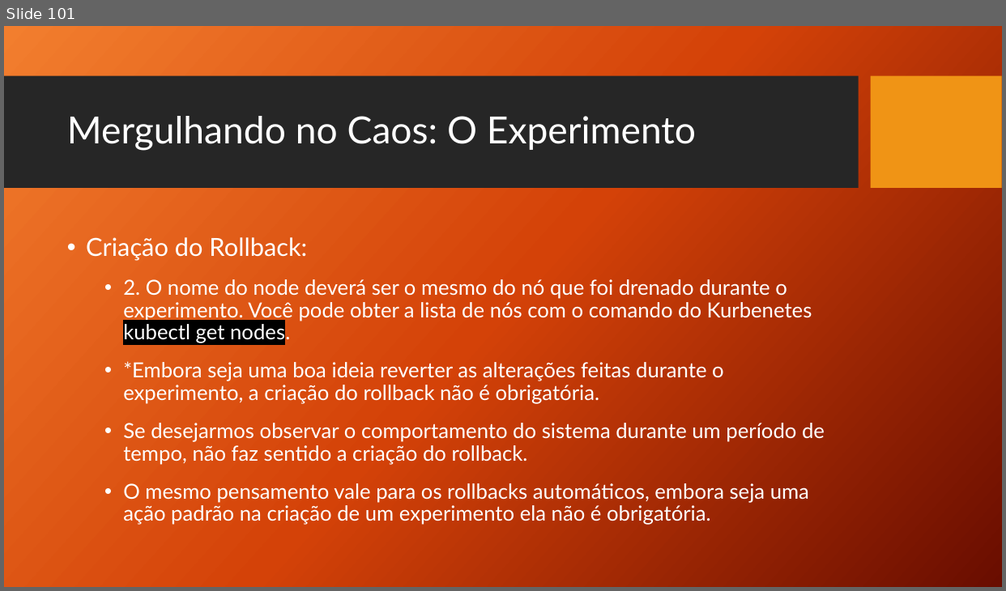
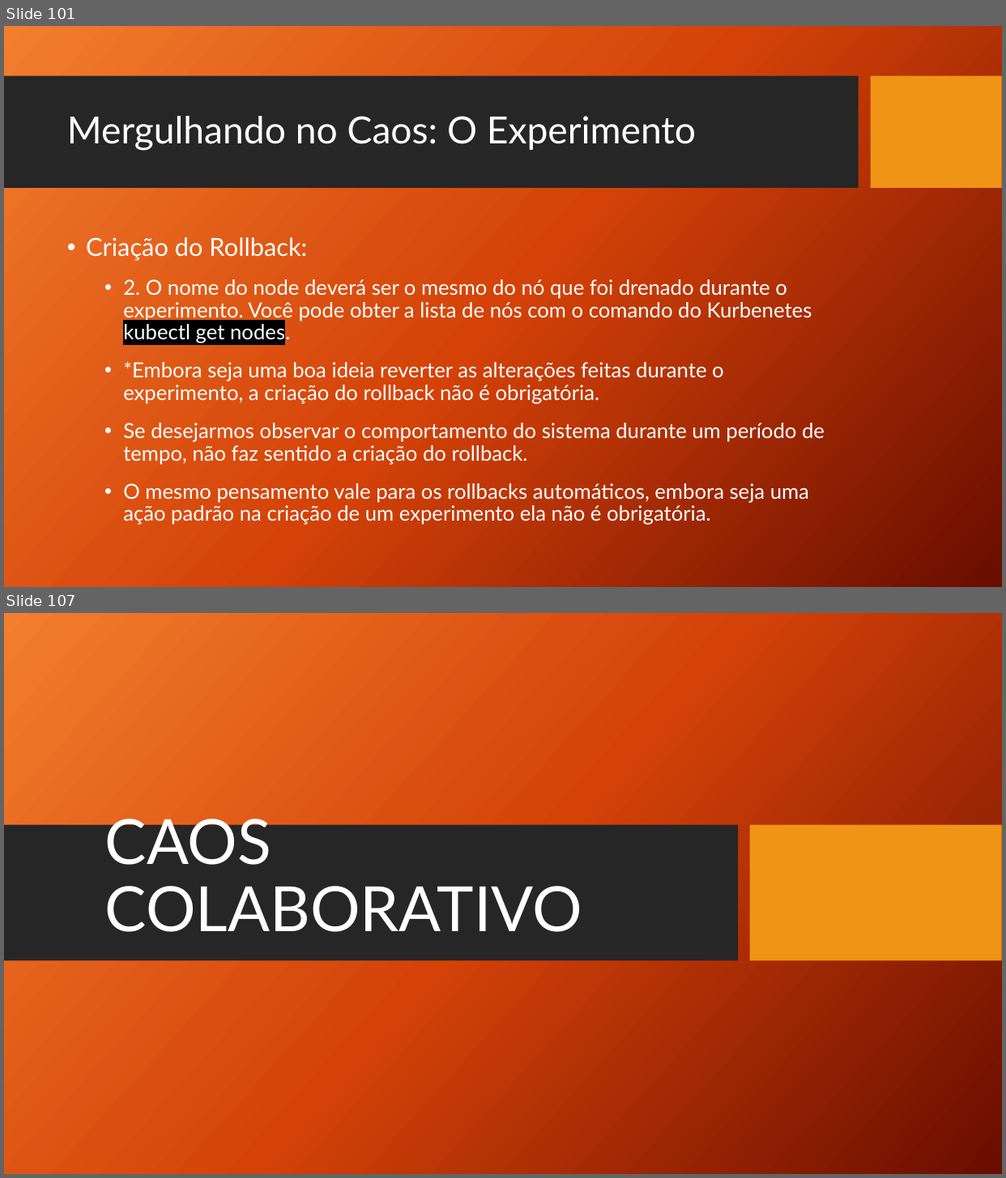
Before and after one commit to TCC-Chaos-Engineering/docs-chaos-engineering, a slide deck: docs/Chaos Engineering - Das Hipoteses aos Testes.pptx. Shown one above the other, each under a label of ours: slide 101 before the commit, slides 101 and 107 after it; the slides between them are not shown. The pictures are 1006x591 and 1006x1178 pixels, drawn with LibreOffice and Linux fonts; fonts in the diff are those of the drawing; background and template pictures are left out. Boxes give left, top, right and bottom in pixels: in the first picture for what was removed or moved away, otherwise in the second. Text is boxed around its words. In the diff, an @@ line names an element or a change of style, - is before the commit and + after.

```diff
--- a/docs/Chaos Engineering - Das Hipoteses aos Testes.pptx
+++ b/docs/Chaos Engineering - Das Hipoteses aos Testes.pptx
@@ slide 107 added at [4, 613, 1002, 1174], background picture (left out) @@
@@ rectangle added at [4, 825, 739, 961], fill #262626 @@
@@ title added at [105, 811, 582, 932], 60 pt, text #FFFFFF @@
+CAOS COLABORATIVO
@@ rectangle added at [750, 825, 1002, 961], fill #F09415 @@
```
Also in this commit, not shown: 1 slide changed, 30 other slides added.
